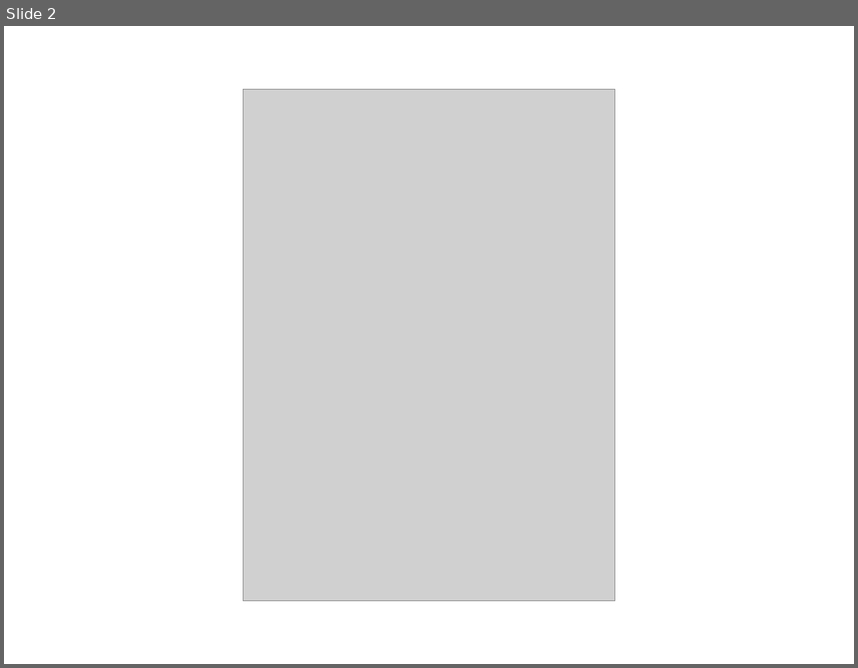
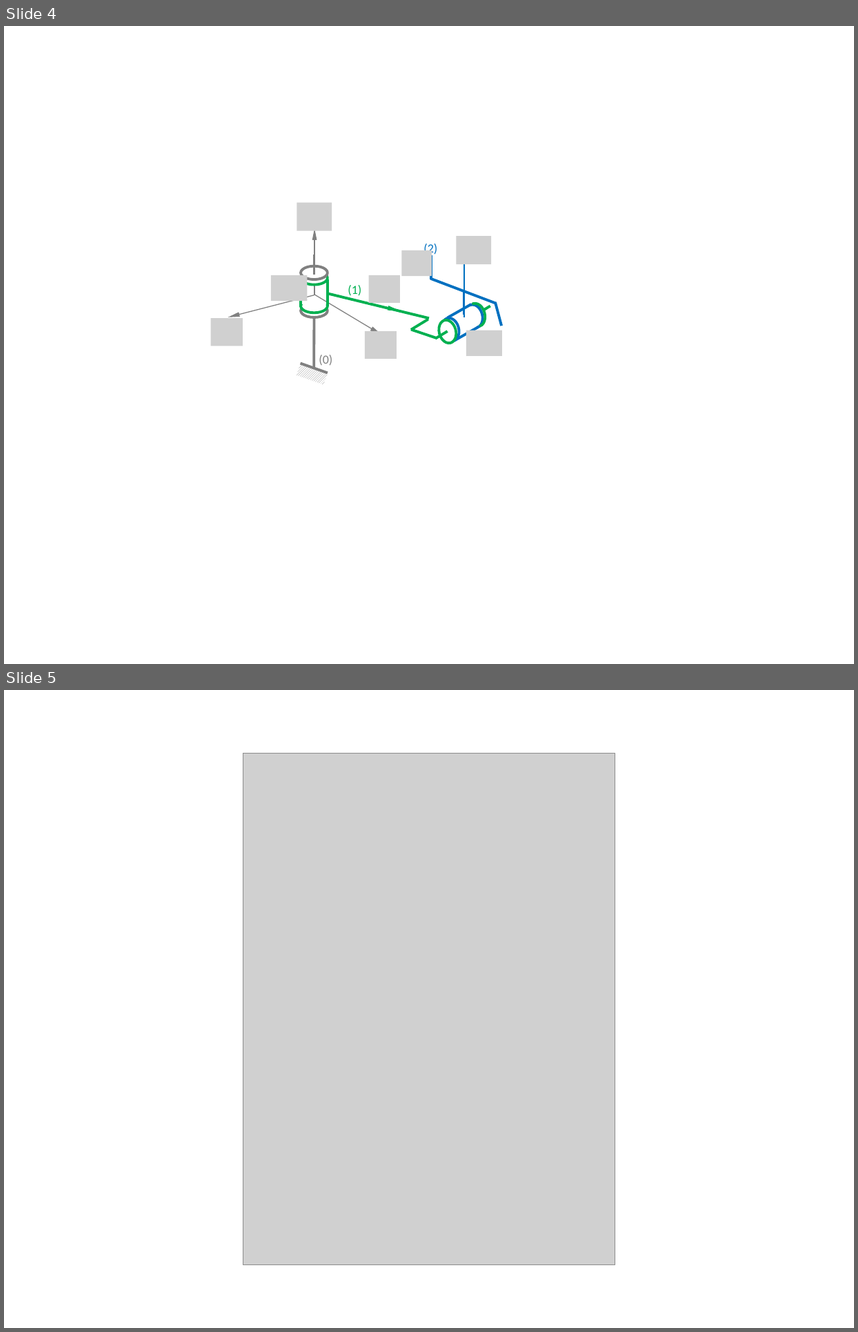
Before and after one commit to xpessoles/CI_03_EtudeCinematique, a slide deck: 05_CinematiqueDuSolide/Cours/png/Figure.pptx. Shown one above the other, each under a label of ours: slide 2 before the commit, slides 4 and 5 after it. The pictures are 858x668 and 858x1332 pixels, drawn with LibreOffice and Linux fonts; fonts in the diff are those of the drawing; grey boxes stand for pictures. Boxes give left, top, right and bottom in pixels: in the first picture for what was removed or moved away, otherwise in the second. Text is boxed around its words. In the diff, an @@ line names an element or a change of style, - is before the commit and + after.

```diff
--- a/05_CinematiqueDuSolide/Cours/png/Figure.pptx
+++ b/05_CinematiqueDuSolide/Cours/png/Figure.pptx
@@ slide 4 added at [4, 26, 854, 664], background #FFFFFF @@
@@ picture added at [297, 203, 331, 231] @@
@@ arrow added from (314, 296) to (314, 228), #808080 0.75 pt @@
@@ picture added at [402, 250, 432, 276] @@
@@ text added at [424, 243, 437, 256], 10.5 pt, text #0070C0 @@
+(2)
@@ picture added at [456, 236, 491, 264] @@
@@ arrow added from (464, 316) to (464, 250), #0070C0 0.75 pt @@
@@ ellipse added at [301, 271, 328, 285], fill #FFFFFF, outline #00B050 2.25 pt @@
@@ ellipse added at [301, 265, 328, 279], fill #FFFFFF, outline #808080 2.25 pt @@
@@ line added from (314, 254) to (314, 274), #808080 2.25 pt @@
@@ line added from (430, 279) to (430, 254), #0070C0 2.25 pt @@
@@ arrow added from (314, 294) to (228, 316), #808080 0.75 pt @@
@@ picture added at [271, 275, 308, 301] @@
@@ line added from (301, 280) to (301, 308), #00B050 2.25 pt @@
@@ arrow added from (314, 294) to (381, 334), #808080 0.75 pt @@
@@ line added from (328, 279) to (328, 307), #00B050 2.25 pt @@
@@ line added from (328, 293) to (429, 319), #00B050 2.25 pt @@
@@ arrow added from (328, 293) to (399, 311), #00B050 0.75 pt @@
@@ text added at [348, 285, 361, 298], 10.5 pt, text #00B050 @@
+(1)
@@ picture added at [369, 275, 400, 303] @@
@@ line added from (496, 303) to (430, 279), #0070C0 2.25 pt @@
@@ line added from (464, 315) to (464, 290), #0070C0 2.25 pt @@
@@ arc (boxed as its full ellipse) added at [301, 303, 328, 317], outline #808080 2.25 pt @@
@@ arc (boxed as its full ellipse) added at [301, 299, 328, 313], outline #00B050 2.25 pt @@
@@ group added at [436, 301, 501, 345]: 5 lines, 2 ellipses, 2 arc (boxed as its full ellipse)s @@
@@ picture added at [210, 319, 243, 346] @@
@@ line added from (314, 318) to (314, 368), #808080 2.25 pt @@
@@ picture added at [364, 331, 396, 359] @@
@@ line added from (411, 330) to (437, 338), #00B050 2.25 pt @@
@@ line added from (428, 319) to (411, 330), #00B050 2.25 pt @@
@@ picture added at [466, 330, 502, 356] @@
@@ text added at [319, 354, 332, 365], 10.5 pt, text #808080 @@
+(0)
@@ rectangle added at [296, 364, 328, 385], fill pattern #808080 on #FFFFFF @@
@@ line added from (301, 363) to (328, 373), #808080 2.25 pt @@
@@ what was slide 2 is now slide 5 @@
```
Also in this commit, not shown: 1 slide changed, 2 other slides added, 10 other files.
